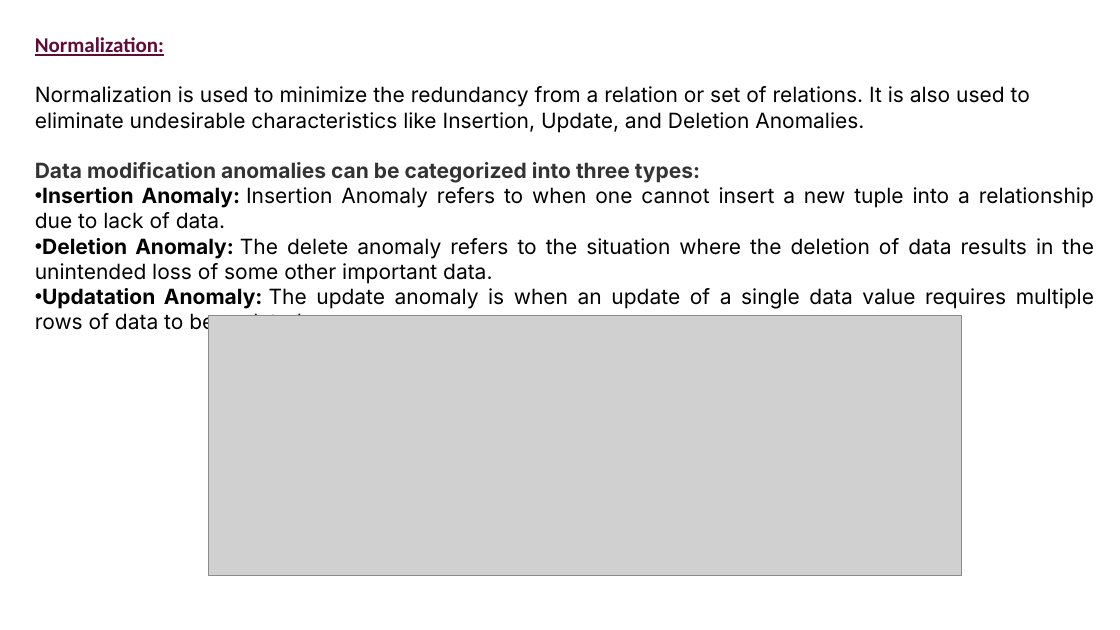
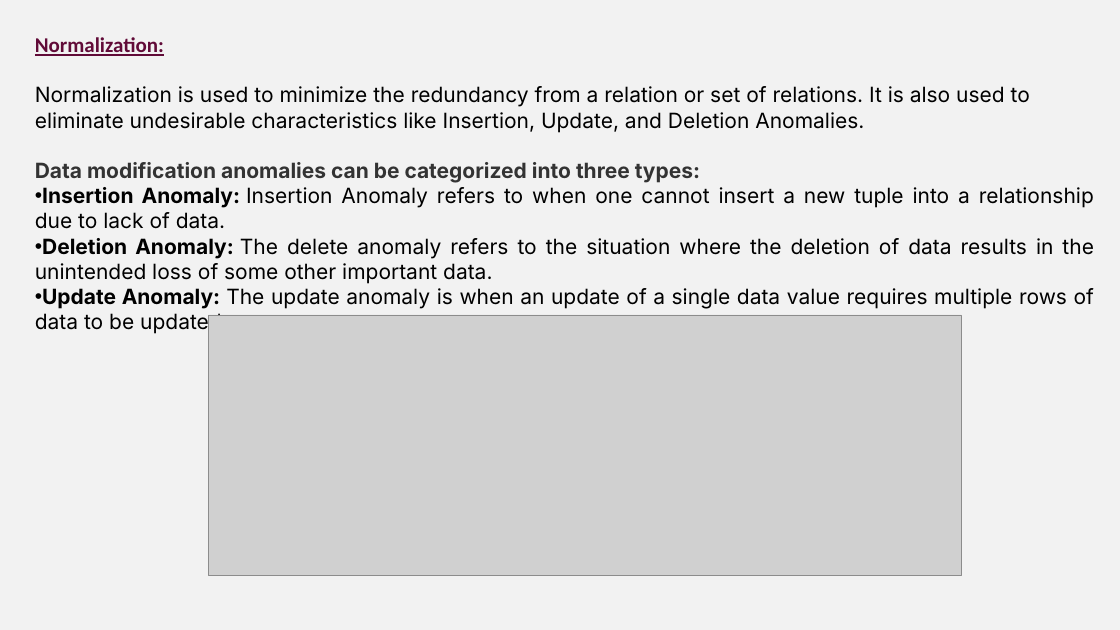
Before and after one commit to vishnuvishal-11/Vishnuvishal, a slide deck: slide 24 of Presentations/DBMS.pptx (slide 2 before the commit). Drawn at 1120x630 pixels with LibreOffice and Linux fonts; fonts in the diff are those of the drawing; grey boxes stand for pictures. Boxes give left, top, right and bottom in pixels: in the first picture for what was removed or moved away, otherwise in the second. Text is boxed around its words. In the diff, an @@ line names an element or a change of style, - is before the commit and + after.

Commit message:
PPt done

```diff
--- a/Presentations/DBMS.pptx
+++ b/Presentations/DBMS.pptx
@@ background #FFFFFF to #F2F2F2 @@
@@ text at box(35, 288, 1094, 334): text changed @@
-• Updatation Anomaly: The update anomaly is when an update of a single data value requires multiple rows of data to be updated.
+• Update Anomaly: The update anomaly is when an update of a single data value requires multiple rows of data to be updated.
```
Also in this commit, not shown: 5 other slides changed, 23 slides added, 1 other file.
